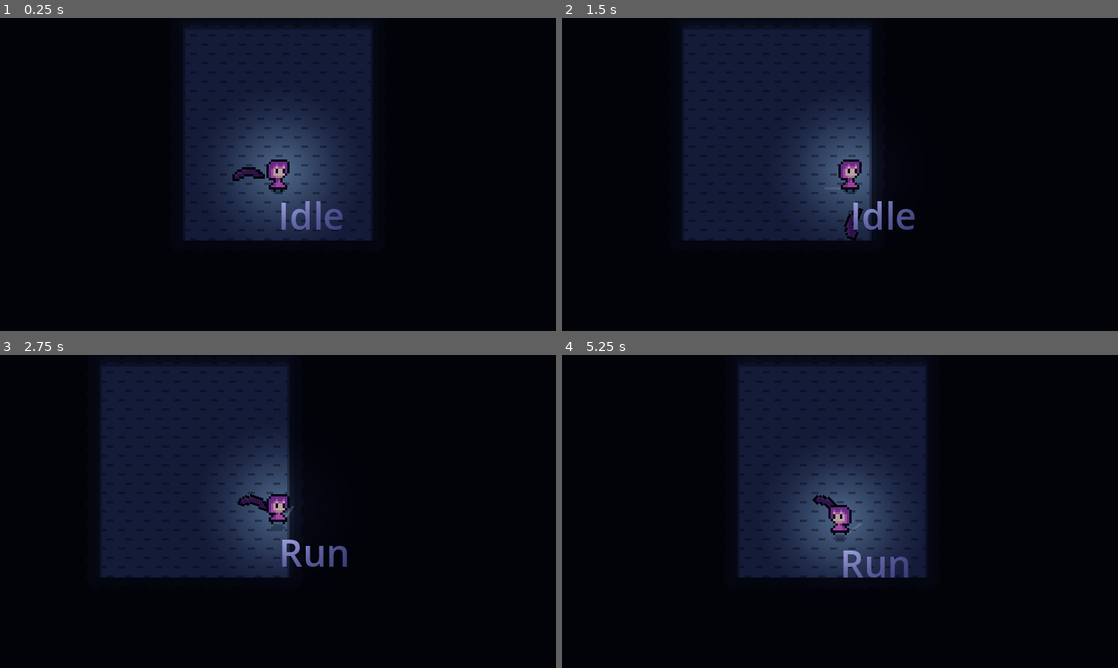
Above: before the commit, frames 1-4 (two rows, left to right).
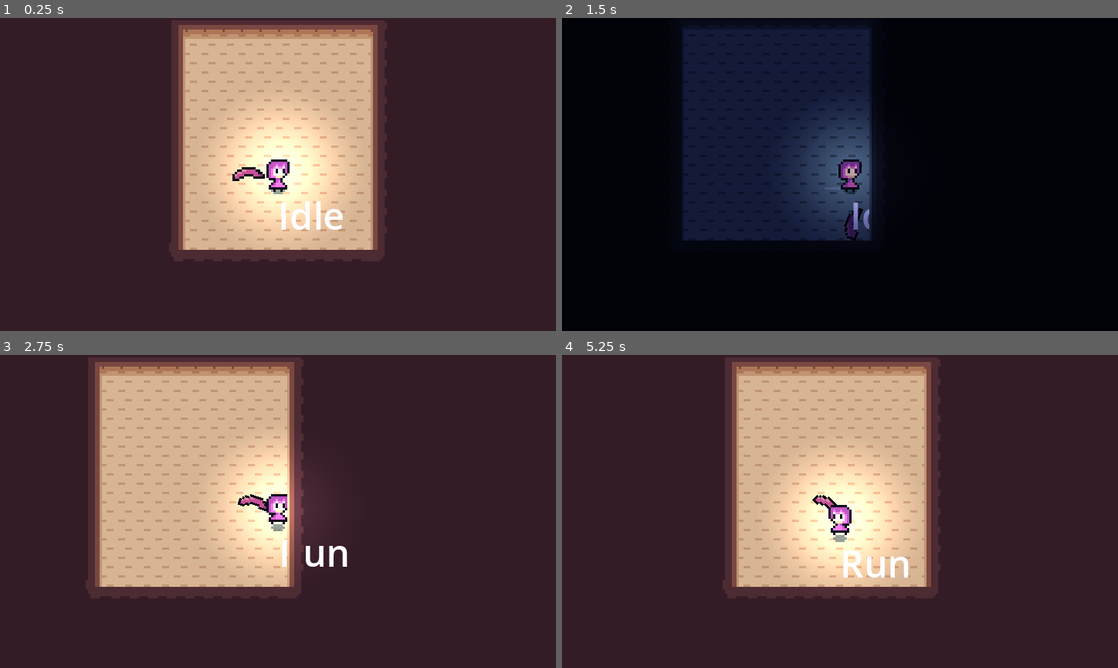
Above: after the commit, the same moments.

Repository: OlliO6/Cursed-Room
Game: Godot game, scene res://game/game.tscn
Two runs of this game, one before a commit and one after it. Both use one fixed random seed, a clock stepped at 60 frames per second and the inputs below. Before the commit the project starts from res://game.tscn.
Inputs (mouse positions are in pixels of both pictures, inside the frame that each line leads up to):
- Up to frame 1 (0.25 s): no input
- Up to frame 2 (1.5 s): tap Enter at 0.5 s; move the mouse to (962, 158) at 0.52 s; hold D (move_right) 0.53-1.25 s; hold Space (switch_zone, bound only after the commit) 0.53-1.25 s; click (962, 158) at 0.67 s; drag from (728, 190) to (845, 218) at 1.27 s
- Up to frame 3 (2.75 s): move the mouse to (333, 442) at 2.02 s; hold D (move_right) from 2.03 s (still down); hold Space (switch_zone, bound only after the commit) from 2.03 s (still down); right-click (333, 442) at 2.1 s
- Up to frame 4 (5.25 s): release D (move_right) at 2.75 s; release Space (switch_zone, bound only after the commit) at 2.75 s; drag from (812, 574) to (673, 464) at 2.77 s; move the mouse to (1006, 558) at 3.52 s; hold A (move_left) 3.53-4.25 s; hold Space (switch_zone, bound only after the commit) 3.53-4.25 s; drag from (673, 464) to (795, 545) at 4.27 s; move the mouse to (867, 511) at 5.02 s; hold S (move_down) from 5.03 s (still down); hold Space (switch_zone, bound only after the commit) from 5.03 s (still down); right-click (867, 511) at 5.1 s; click (867, 511) at 5.17 s

The runs differ from the first frame. In frame 1, 100% of the frame differs, in the area x 0-100%, y 0-100%; in frame 2, 0.3%; in frame 3, 100%; in frame 4, 100%.

Commit message:
Make it possible to switch between zones

Diff:
--- a/Zones/tileset.tres
+++ b/Zones/tileset.tres
@@ -7,6 +7,7 @@
 texture = ExtResource("1_ee7q3")
 texture_region_size = Vector2i(8, 8)
 1:1/0 = 0
+1:1/0/z_index = -1
 1:1/0/physics_layer_0/linear_velocity = Vector2(0, 0)
 1:1/0/physics_layer_0/angular_velocity = 0.0
 1:3/0 = 0
@@ -75,6 +76,7 @@
 0:1/0/physics_layer_0/angular_velocity = 0.0
 0:1/0/physics_layer_0/polygon_0/points = PackedVector2Array(-4, -4, 4, -4, 4, 4, -4, 4)
 1:1/0 = 0
+1:1/0/z_index = -1
 1:1/0/physics_layer_0/linear_velocity = Vector2(0, 0)
 1:1/0/physics_layer_0/angular_velocity = 0.0
 2:1/0 = 0
--- /dev/null
+++ b/game/game.gd
@@ -0,0 +1,30 @@
+extends Node2D
+
+signal friendly_zone_entered
+signal deadly_zone_entered
+
+@export var _current_zone: Zone = Zone.Friendly
+
+@onready var player := get_node("Player") as Player
+@onready var friendly_zone := get_node("FriendlyZone") as Node2D
+@onready var deadly_zone := get_node("DeadlyZone") as Node2D
+
+func _ready() -> void:
+	InputManager.switch_zone_pressed.connect(switch_zone)
+	enter_zone(_current_zone)
+
+func switch_zone() -> void:
+	enter_zone(Zone.Deadly if _current_zone == Zone.Friendly else Zone.Friendly)
+
+func enter_zone(zone: Zone) -> void:
+	_current_zone = zone
+
+	var to_remove := deadly_zone if zone == Zone.Friendly else friendly_zone
+	var to_add := friendly_zone if zone == Zone.Friendly else deadly_zone
+
+	if to_remove.is_inside_tree():
+		remove_child(to_remove)
+	if !to_add.is_inside_tree():
+		add_child(to_add)
+
+enum Zone {Friendly, Deadly}
--- a/game.tscn
+++ b/game/game.tscn
@@ -1,8 +1,9 @@
-[gd_scene load_steps=6 format=3 uid="uid://b4g4ti041upyd"]
+[gd_scene load_steps=7 format=3 uid="uid://b4g4ti041upyd"]
 
-[ext_resource type="PackedScene" uid="uid://b60xn7n7ubk53" path="res://zones/friendly_zone.tscn" id="1_emnom"]
-[ext_resource type="PackedScene" uid="uid://c6wytccp6fsit" path="res://zones/deadly_zone.tscn" id="2_oceqk"]
-[ext_resource type="PackedScene" uid="uid://l1yqtqrqjmbh" path="res://player/player.tscn" id="2_pg50k"]
+[ext_resource type="Script" path="res://game/game.gd" id="1_soxd2"]
+[ext_resource type="PackedScene" uid="uid://b60xn7n7ubk53" path="res://zones/friendly_zone.tscn" id="2_2ar4w"]
+[ext_resource type="PackedScene" uid="uid://c6wytccp6fsit" path="res://zones/deadly_zone.tscn" id="3_a3fpl"]
+[ext_resource type="PackedScene" uid="uid://l1yqtqrqjmbh" path="res://player/player.tscn" id="4_wbxod"]
 
 [sub_resource type="Gradient" id="Gradient_pgsn6"]
 interpolation_mode = 2
@@ -18,15 +19,15 @@
 fill_to = Vector2(1, 0.5)
 
 [node name="Game" type="Node2D"]
+script = ExtResource("1_soxd2")
 
-[node name="FriendlyZone" parent="." instance=ExtResource("1_emnom")]
-visible = false
+[node name="FriendlyZone" parent="." instance=ExtResource("2_2ar4w")]
 position = Vector2(0, 26)
 
-[node name="DeadlyZone" parent="." instance=ExtResource("2_oceqk")]
+[node name="DeadlyZone" parent="." instance=ExtResource("3_a3fpl")]
 position = Vector2(0, 22)
 
-[node name="Player" parent="." instance=ExtResource("2_pg50k")]
+[node name="Player" parent="." instance=ExtResource("4_wbxod")]
 position = Vector2(0, 35)
 
 [node name="Camera2D" type="Camera2D" parent="Player"]
--- a/player/player.gd
+++ b/player/player.gd
@@ -1,3 +1,4 @@
+class_name Player
 extends CharacterBody2D
 
 @export var movement_speed: float
--- a/project.godot
+++ b/project.godot
@@ -12,7 +12,7 @@
 
 config/name="Cursed Room"
 config/tags=PackedStringArray("game_jam")
-run/main_scene="res://game.tscn"
+run/main_scene="res://game/game.tscn"
 config/features=PackedStringArray("4.2", "Forward Plus")
 config/icon="res://icon.svg"
 
@@ -64,6 +64,11 @@
 "events": [Object(InputEventMouseButton,"resource_local_to_scene":false,"resource_name":"","device":-1,"window_id":0,"a …(258 unchanged characters)…
 ]
 }
+switch_zone={
+"deadzone": 0.5,
+"events": [Object(InputEventKey,"resource_local_to_scene":false,"resource_name":"","device":-1,"window_id":0,"alt_pressed":false,"shift_pressed":false,"ctrl_pressed":false,"meta_pressed":false,"pressed":false,"keycode":0,"physical_keycode":32,"key_label":0,"unicode":32,"echo":false,"script":null)
+]
+}
 
 [input_devices]
 
--- a/singletons/input_manager.gd
+++ b/singletons/input_manager.gd
@@ -6,6 +6,7 @@
 signal attack_ended
 signal spezial_started
 signal spezial_ended
+signal switch_zone_pressed
 
 func get_move_input() -> Vector2:
 	var result: Vector2
@@ -28,3 +29,7 @@
 	if event.is_action("spezial"):
 		(spezial_started if event.is_pressed() else spezial_ended).emit()
 		return
+
+	if event.is_action_pressed("switch_zone"):
+		switch_zone_pressed.emit()
+		return
